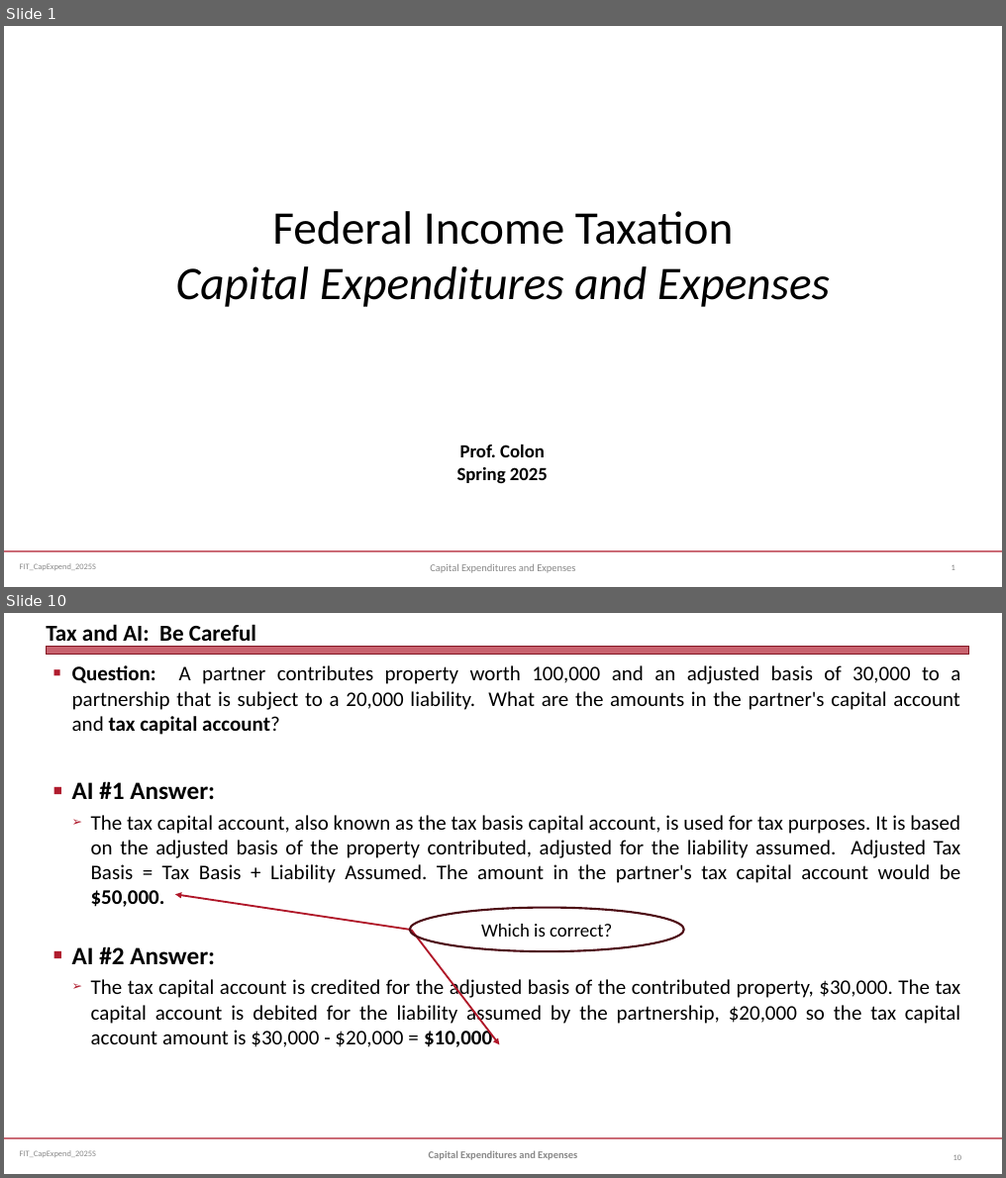
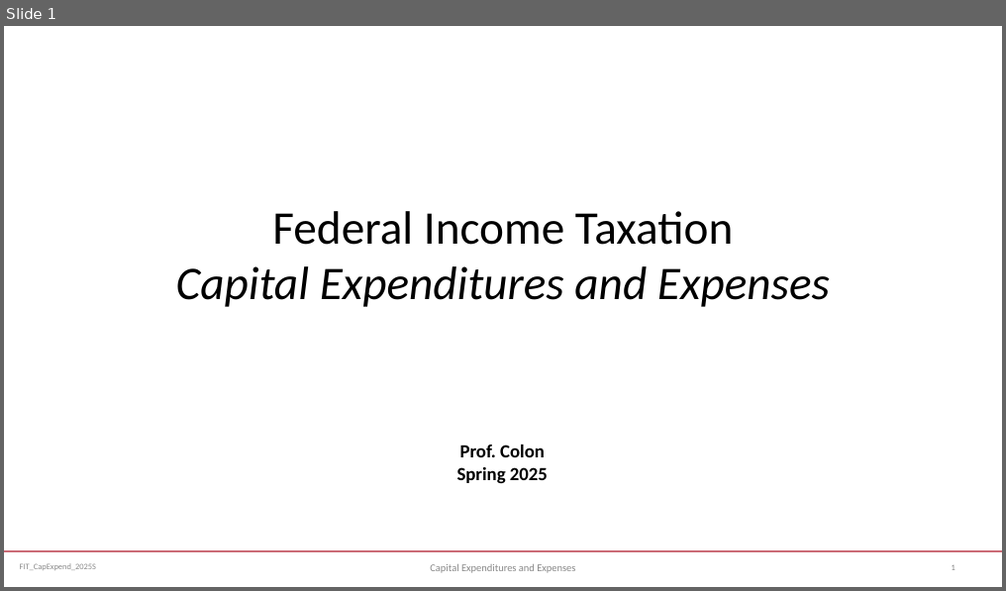
Before and after one commit to jmc877/Fed-Income-Tax, a slide deck: slides/FIT_CapExpend_2025S.pptx. Shown one above the other, each under a label of ours: slides 1 and 10 before the commit, slide 1 after it; the slides between them are not shown. The pictures are 1006x1178 and 1006x591 pixels, drawn with LibreOffice and Linux fonts; fonts in the diff are those of the drawing. Boxes give left, top, right and bottom in pixels: in the first picture for what was removed or moved away, otherwise in the second. Text is boxed around its words. In the diff, an @@ line names an element or a change of style, - is before the commit and + after.

```diff
--- a/slides/FIT_CapExpend_2025S.pptx
+++ b/slides/FIT_CapExpend_2025S.pptx
@@ slide 10 removed at <box>4,613,1002,1174</box>, background #FFFFFF; not listed: 2 template elements that a slide beside it also shows @@
@@ title removed at <box>46,624,256,648</box> @@
-Tax and AI: Be Careful
@@ rectangle removed at <box>46,647,969,655</box> @@
@@ text removed at <box>72,665,961,1048</box> @@
-■ Question: A partner contributes property worth 100,000 and an adjusted basis of 30,000 to a partnership that is subject to a 20,000 liability. What are the amounts in the partner's capital account and tax capital account?
-■ AI #1 Answer:
-  ➢ The tax capital account, also known as the tax basis capital account, is used for tax purposes. It is based on the adjusted basis of the property contributed, adjusted for the liability assumed. Adjusted Tax Basis = Tax Basis + Liability Assumed. The amount in the partner's tax capital account would be $50,000.
-■ AI #2 Answer:
-  ➢ The tax capital account is credited for the adjusted basis of the contributed property, $30,000. The tax capital account is debited for the liability assumed by the partnership, $20,000 so the tax capital account amount is $30,000 - $20,000 = $10,000
@@ arrow removed from (410, 930) to (175, 894) @@
@@ ellipse removed at <box>410,908,684,953</box> @@
-Which is correct?
@@ arrow removed from (411, 930) to (500, 1045) @@
@@ text removed at <box>429,1151,577,1160</box> @@
-Capital Expenditures and Expenses
@@ page number removed at <box>953,1155,961,1160</box> @@
-10
```
Also in this commit, not shown: 1 slide changed, 8 other slides removed, 1 other file.
